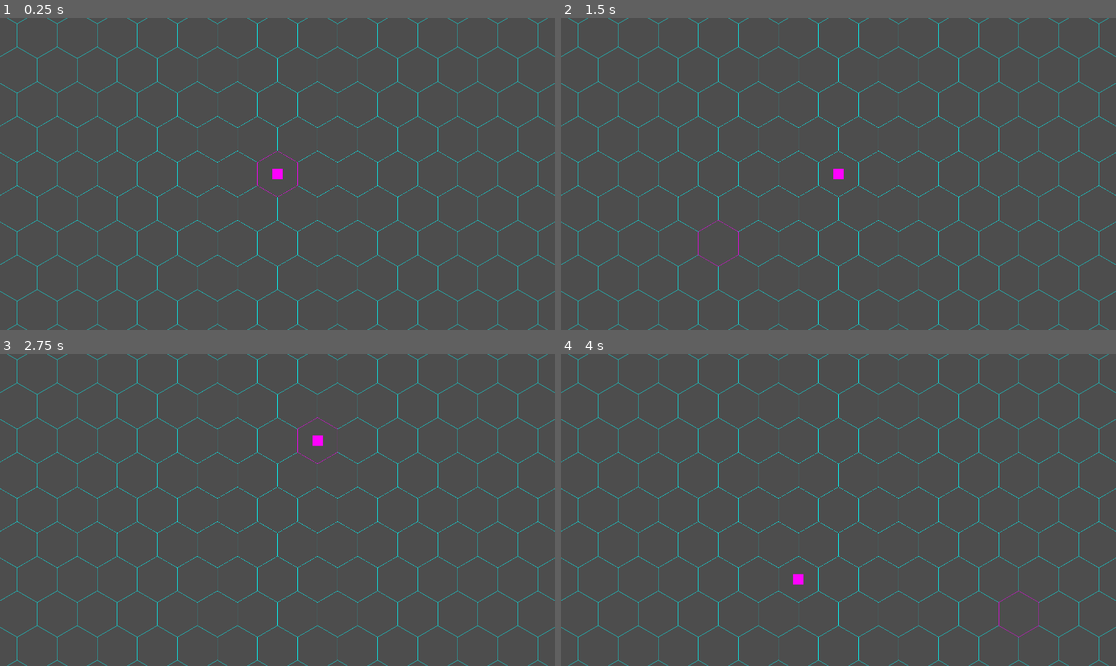
Above: before the commit, frames 1-4 (two rows, left to right).
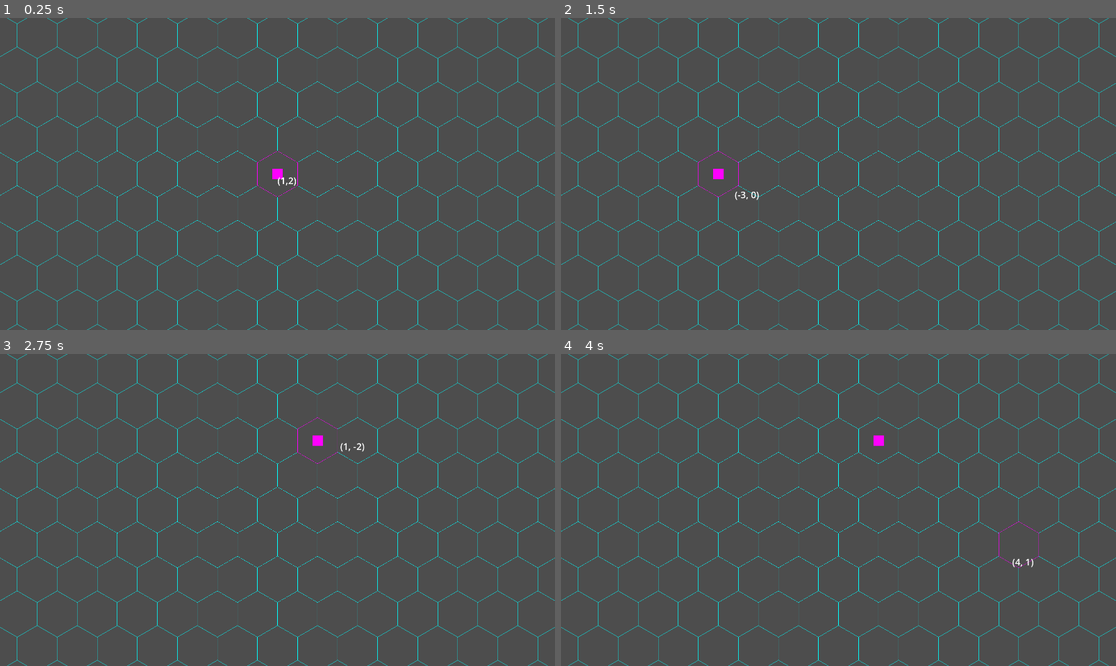
Above: after the commit, the same moments.

Repository: CUGG-2025-Puzzlers/hex-arena
Game: Godot game, scene res://scenes/arena.tscn
Same seed, same stepped clock (60 frames per second), same inputs: the game is played once before the commit and once after it.
Inputs (mouse positions are in pixels of both pictures, inside the frame that each line leads up to):
- Up to frame 1 (0.25 s): no input
- Up to frame 2 (1.5 s): tap Enter at 0.5 s; move the mouse to (960, 158) at 0.52 s; tap Space at 1.25 s; move the mouse to (727, 189) at 1.27 s
- Up to frame 3 (2.75 s): tap Enter at 2 s; move the mouse to (333, 441) at 2.02 s
- Up to frame 4 (4 s): tap Space at 2.75 s; move the mouse to (810, 572) at 2.77 s; tap Enter at 3.5 s; move the mouse to (1005, 556) at 3.52 s

The runs differ from the first frame. In frame 1, less than 0.1% of the frame differs, in the area x 50-54%, y 51-54%; in frame 2, 0.3%; in frame 3, less than 0.1%; in frame 4, 0.3%, in the area x 41-87%, y 26-91%.

Commit message:
Full working hex coords, local_to_map func
For the pink square, it follows occasionally (random)
+ when a tile is already in the dictionary

Label with coordinates for now

Diff:
--- a/scenes/arena.tscn
+++ b/scenes/arena.tscn
@@ -16,4 +16,10 @@
 scale = Vector2(36.5, 36.5)
 texture = SubResource("PlaceholderTexture2D_7y173")
 
+[node name="Label" type="Label" parent="Path2D"]
+offset_right = 40.0
+offset_bottom = 23.0
+theme_override_font_sizes/font_size = 32
+text = "(1,2)"
+
 [node name="Camera2D" type="Camera2D" parent="."]
--- a/scripts/resources/Hex-Cells.gd
+++ b/scripts/resources/Hex-Cells.gd
@@ -2,6 +2,8 @@
 extends Path2D
 class_name HexCells
 
+
+@onready var text = get_node("Label")
 # Radius == side
 @export var r: float = 80.:
 	set(new_r):
@@ -98,18 +100,52 @@
 	var y = pos.y/r
 
 	if fposmod(y+0.5,1.5)>1:
-		# More precise but still imperfect
-		y = roundi(sign(pos.y)*0.5*(abs(pos.x)+abs(pos.y)*sqrt(3))/hex_width)
-		x = floori(pos.x/hex_width+(0. if (abs(y)%2) else 0.5))
+		var x0 = floori(pos.x/(hex_width))
+		var x1 = roundi(pos.x/(hex_width))
+
+		var y0 = 2*floori(floor((y+1.)/1.5)/2.)
+		var y1 = 2*floori((floor((y+1.)/1.5)-1.)/2.)+1
+
+		if pos.x<0:
+			var temp = y0
+			y0 = y1
+			y1 = temp
+
+		if floori(abs(pos.x)/(hex_width/2.)) % 2:
+			var temp = y0
+			y0 = y1
+			y1 = temp
+
+		var point0 = Vector2i(x0,y0)
+		var point1 = Vector2i(x1,y1)
+
+		if (pos-map_to_local(point0)).project((map_to_local(point1)-map_to_local(point0)).normalized()).length()<hex_width/2.:
+			y = y0
+			x = x0
+		else:
+			y=y1
+			x=x1
+
+		# Glitchy version
+		#y = roundi(sign(pos.y)*0.5*(abs(pos.x)+abs(pos.y)*sqrt(3))/hex_width)
+		#x = floori(pos.x/hex_width+(0. if (abs(y)%2) else 0.5))
 		# Freer version
 		#y = int((y-0.5)/1.5)
 		#x = int(pos.x/hex_width+(0. if (abs(y)%2) else 0.5))
 	else:
+
 		y = int(sign(pos.y)*(abs(y)+0.5)/1.5)
 		x = floori(pos.x/hex_width+(0. if (abs(y)%2) else 0.5))
-		get_node("LazyFollow").position = map_to_local(Vector2i(x,y))
 
-	return Vector2i(x,y)
+	var result = Vector2i(x,y)
+
+	if randf()>0.5 and cell_dict.has(result):
+		get_node("LazyFollow").position = map_to_local(result)
+
+	text.text = str(result)
+	text.position = pos+Vector2(25,-5)
+
+	return result
 
 func map_to_local(pos: Vector2i):
 	var i = pos.x
